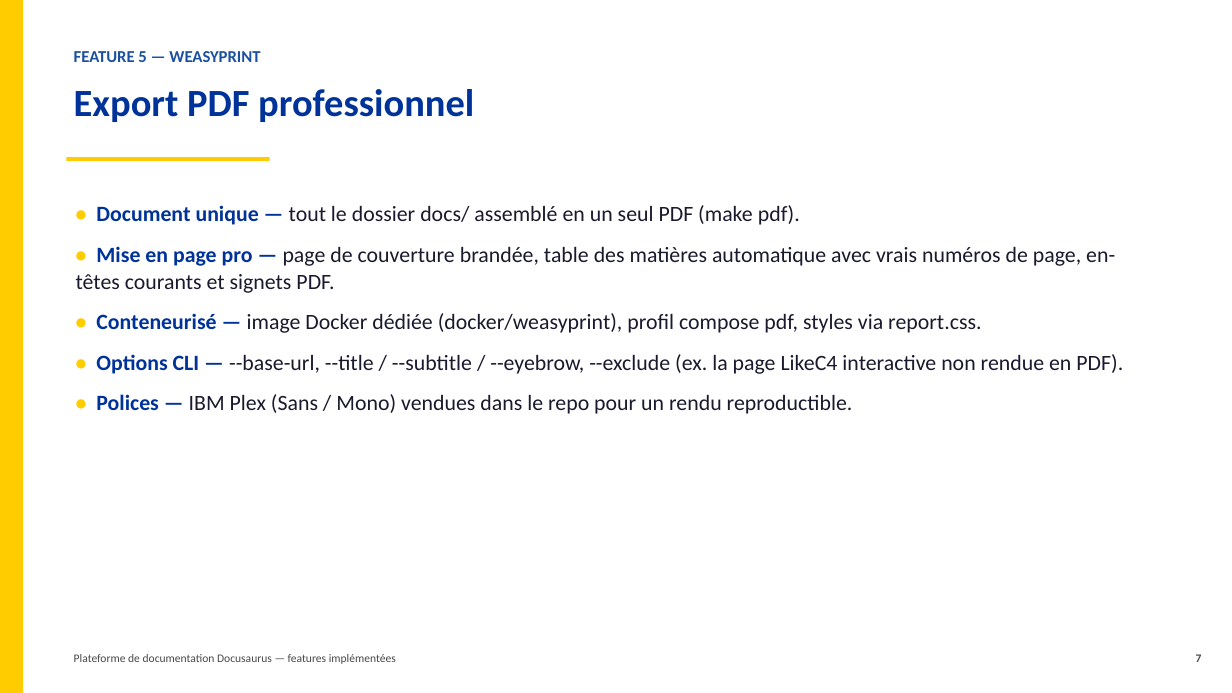
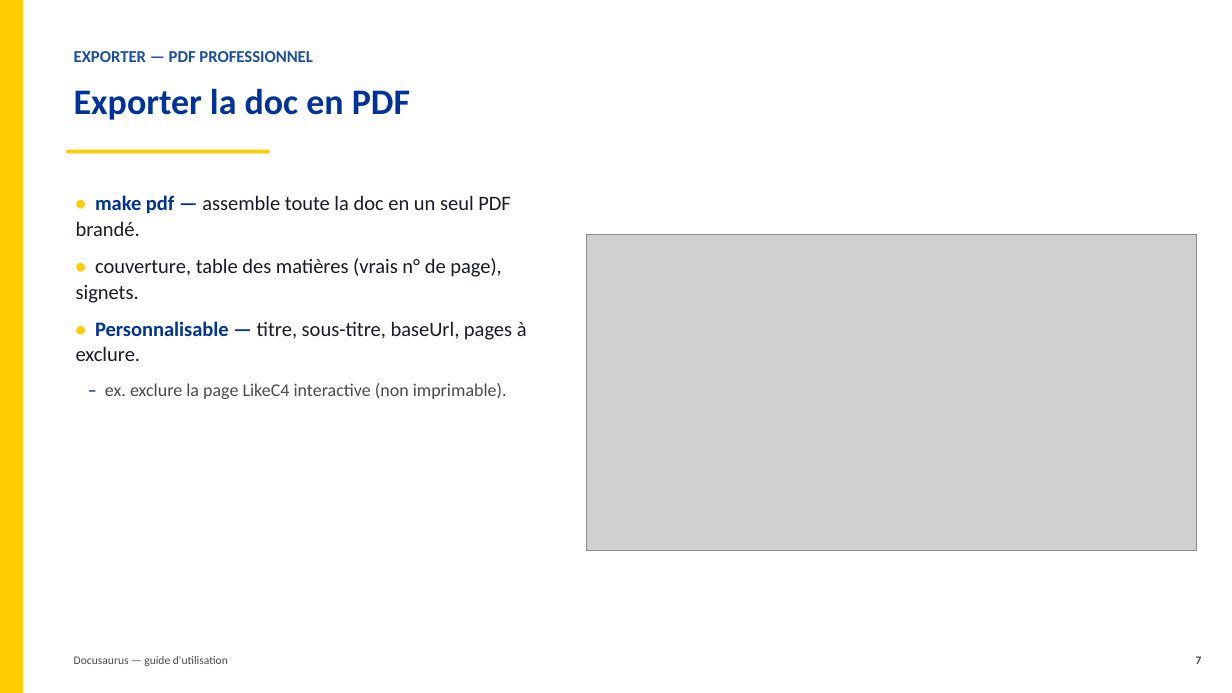
Before and after one commit to InnovateIt-ak/docusaurus, a slide deck: slide 7 of features-implementees.pptx. Drawn at 1232x693 pixels with LibreOffice and Linux fonts; fonts in the diff are those of the drawing; grey boxes stand for pictures. Boxes give left, top, right and bottom in pixels: in the first picture for what was removed or moved away, otherwise in the second. Text is boxed around its words. In the diff, an @@ line names an element or a change of style, - is before the commit and + after.

```diff
--- a/features-implementees.pptx
+++ b/features-implementees.pptx
@@ text at box(74, 51, 312, 62): text changed @@
-FEATURE 5 — WEASYPRINT
+EXPORTER — PDF PROFESSIONNEL
@@ text at box(74, 88, 410, 120): text changed; size 30 to 28 pt @@
-Export PDF professionnel
+Exporter la doc en PDF
@@ rectangle: place and size @@
-rectangle at box(67, 157, 270, 161)
+rectangle at box(67, 150, 270, 153)
@@ text at box(76, 195, 527, 399): text changed; size 17 to 16 pt @@
-• Document unique — tout le dossier docs/ assemblé en un seul PDF (make pdf).
-• Mise en page pro — page de couverture brandée, table des matières automatique avec vrais numéros de page, en-têtes courants et signets PDF.
-• Conteneurisé — image Docker dédiée (docker/weasyprint), profil compose pdf, styles via report.css.
-• Options CLI — --base-url, --title / --subtitle / --eyebrow, --exclude (ex. la page LikeC4 interactive non rendue en PDF).
-• Polices — IBM Plex (Sans / Mono) vendues dans le repo pour un rendu reproductible.
+• make pdf — assemble toute la doc en un seul PDF brandé.
+• couverture, table des matières (vrais n° de page), signets.
+• Personnalisable — titre, sous-titre, baseUrl, pages à exclure.
+– ex. exclure la page LikeC4 interactive (non imprimable).
@@ picture added at box(587, 235, 1197, 551) @@
@@ text at box(74, 656, 228, 666): text changed @@
-Plateforme de documentation Docusaurus — features implémentées
+Docusaurus — guide d'utilisation
@@ text "7" at box(1196, 656, 1202, 664): less space between paragraphs @@
```
Also in this commit, not shown: 6 other slides changed, 3 slides added, 3 slides removed, 5 other files.
